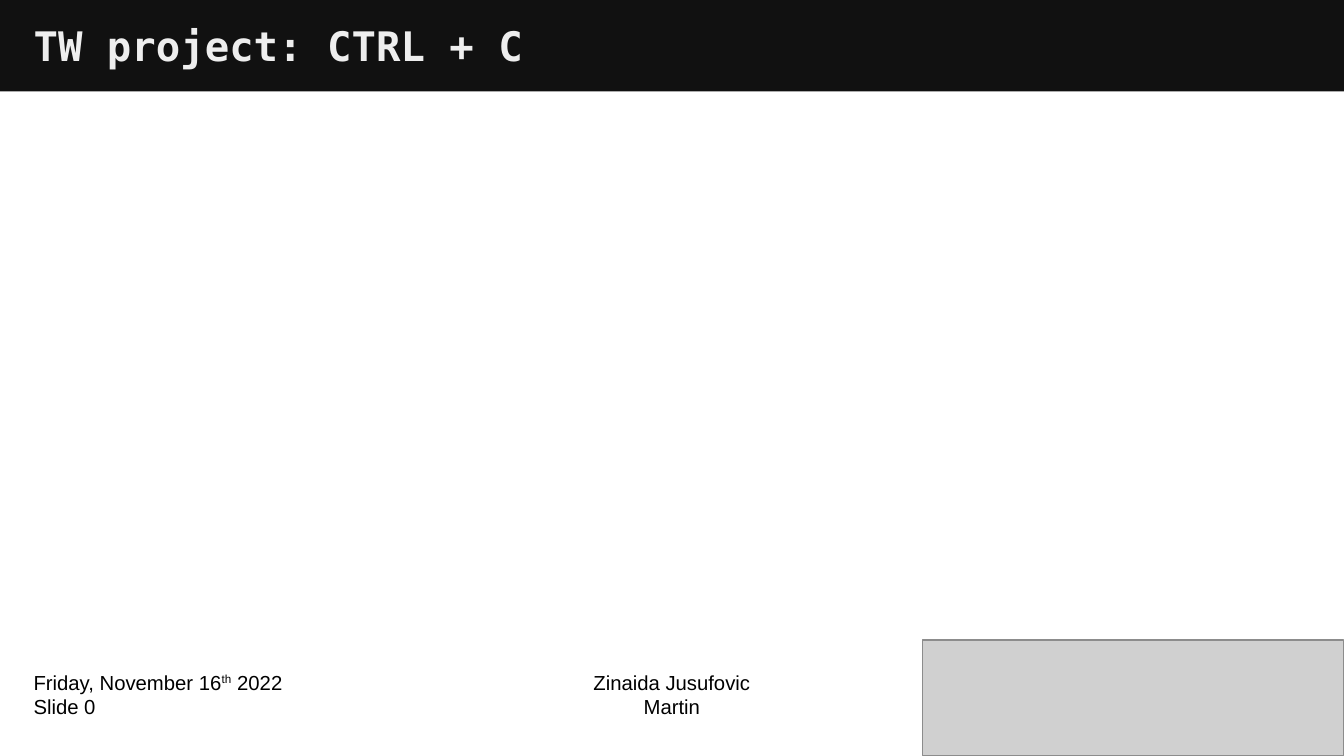
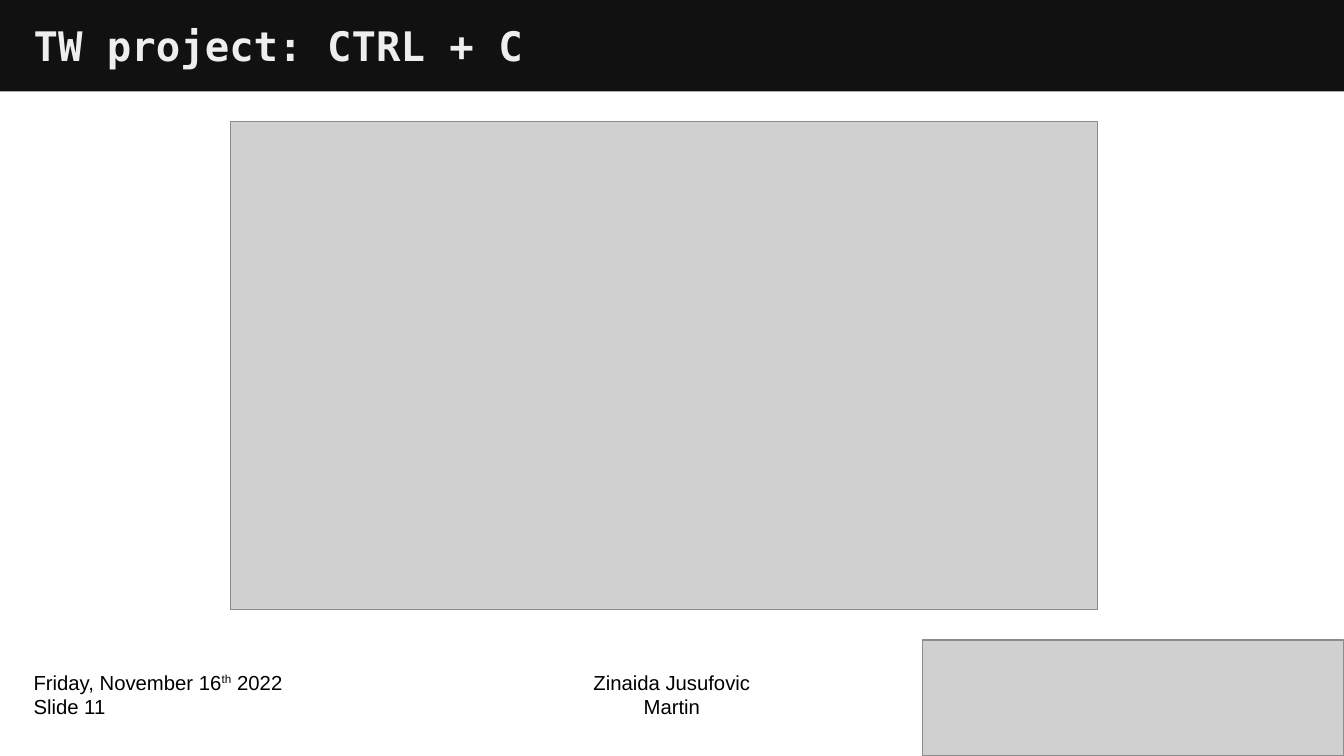
Before and after one commit to egelix/TW4_XMAS_PACMAN, a slide deck: slide 12 of PRESENTATION/20221214_PacMan presentation.odp. Drawn at 1344x756 pixels with LibreOffice and Linux fonts; fonts in the diff are those of the drawing; grey boxes stand for pictures. Boxes give left, top, right and bottom in pixels: in the first picture for what was removed or moved away, otherwise in the second. Text is boxed around its words. In the diff, an @@ line names an element or a change of style, - is before the commit and + after.

Commit message:
Presentation update

```diff
--- a/PRESENTATION/20221214_PacMan presentation.odp
+++ b/PRESENTATION/20221214_PacMan presentation.odp
@@ picture added at <box>231,122,1098,610</box> @@
@@ text at <box>34,699,105,715</box>: text changed @@
-Slide 0
+Slide 11
```
Also in this commit, not shown: 10 other slides changed.
